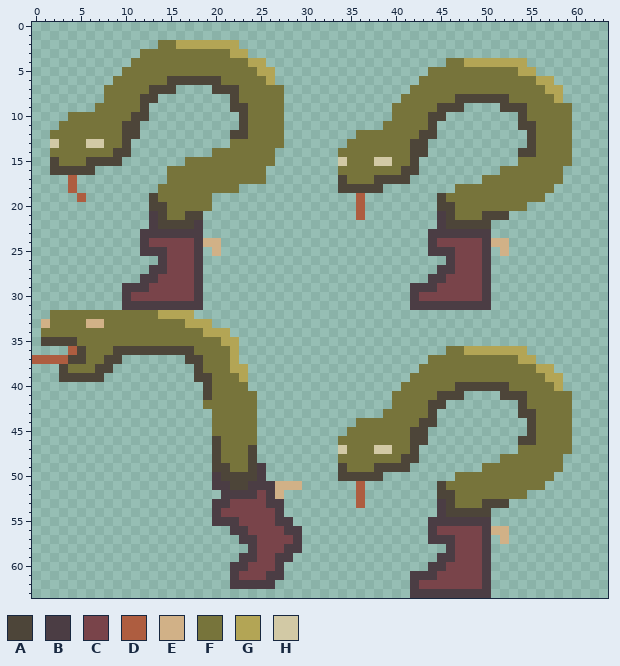
Pixel-art sprite: Ludum Dare 48/Assets/Art/Characters/Snake/snake-boot.png. Above, as it was before the edit.
The file is 64x64 pixels. Colours within 5 levels of each other are drawn and written as one.
Palette (. is transparent): A #4d4539  B #4b3d44  C #79444a  D #ae5d40  E #d1b187  F #77743b  G #b3a555  H #d2c9a5
After the commit:
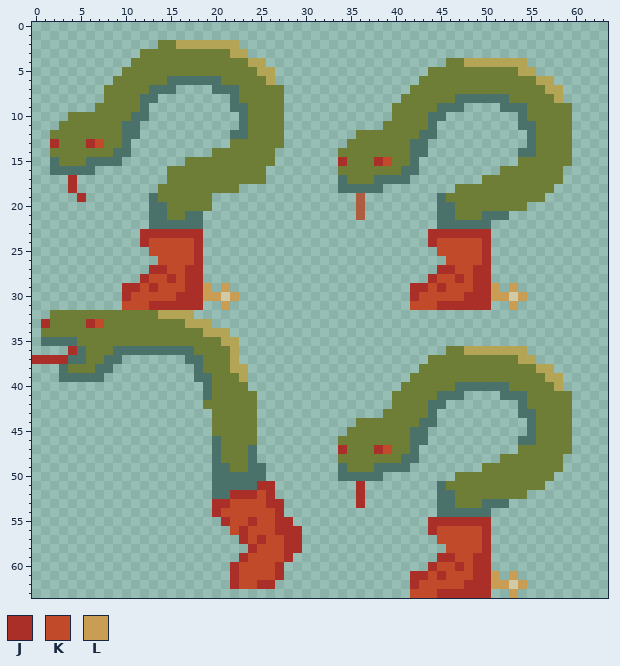
Colours new in this view: J #a92f28  K #c14a2b  L #ca9d55
Diff:
colour A: #4d4539 -> #4a716a
colour F: #77743b -> #6e7e36
Changed rows in their new state; - is a pixel that keeps its letter.
first column x 0:
13 --J---JK-----------------------------------------------
15 ----------------------------------J---JK---------------
17 ----J--------------------------------------------------
18 ----J--------------------------------------------------
19 -----J-------------------------------------------------
21 -------------A-------------------------------A---------
22 -------------A----A--------------------------A---------
23 ------------JJJJJJJ-------------------------JJJJJJJ----
24 ------------JKKKKKJ..-----------------------JKKKKKJ..--
25 ------------.KKKKKJ-.-----------------------.KKKKKJ-.--
26 --------------KKKKJ---------------------------KKKKJ----
27 -------------JJKKJJ--------------------------JJKKJJ----
28 ------------JKKJKJJ-------------------------JKKJKJJ----
29 ----------JJKJKKKJJL-L--------------------JJKJKKKJJL-L-
30 ----------JKKKKKJJJLLHL-------------------JKKKKKJJJLLHL
31 ----------KKKJJJJJJ--L--------------------KKKJJJJJJ--L-
33 -J----JK-----------------------------------------------
36 ----J--------------------------------------------------
37 JJJJ---------------------------------------------------
first column x 20:
47 --------------J---JK---------------
49 -----A-----------------------------
50 A----A-----------------------------
51 AA--AJJ...------J------------------
52 AAJJJKJ.--------J------------------
53 JJKKKKJJ--------J--------A---------
54 JKKKKKKJ-----------------A---------
55 .JKKJKKJJ---------------JJJJJJJ----
56 --KJKKKJJJ--------------JKKKKKJ..--
57 ---JKJKKJJ--------------.KKKKKJ-.--
58 ----JKKKJJ----------------KKKKJ----
59 ---JKKKKJ----------------JJKKJJ----
60 --JKKKKJ----------------JKKJKJJ----
61 --JKKKKJ--------------JJKJKKKJJL-L-
62 --JKKJJ---------------JKKKKKJJJLLHL
63 ----------------------KKKJJJJJJ--L-
Changed places in both pictures, as pixel boxes (x1, y1, x2, y2):
changed: (32, 40, 302, 589)
changed: (338, 58, 572, 310)
changed: (338, 346, 572, 598)
